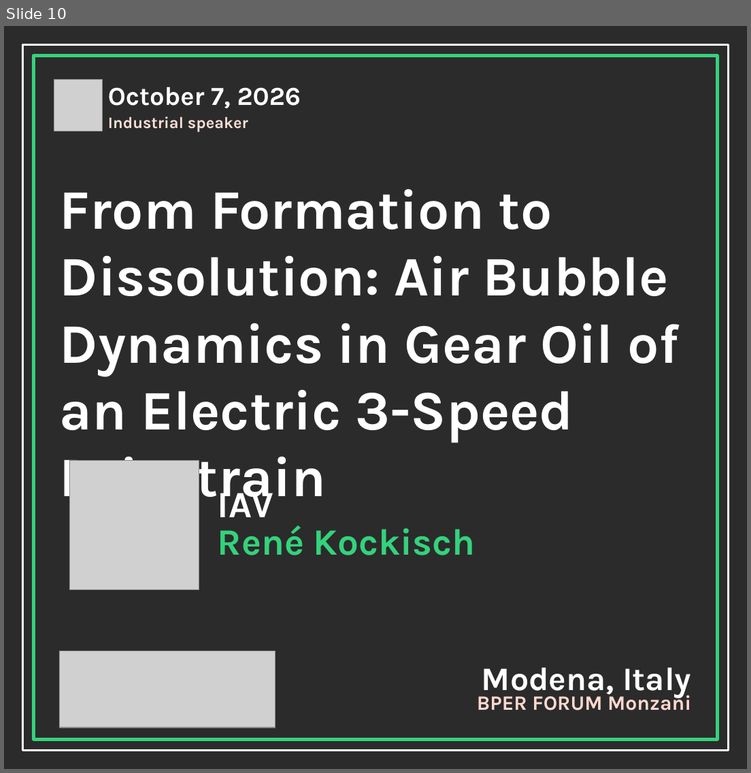
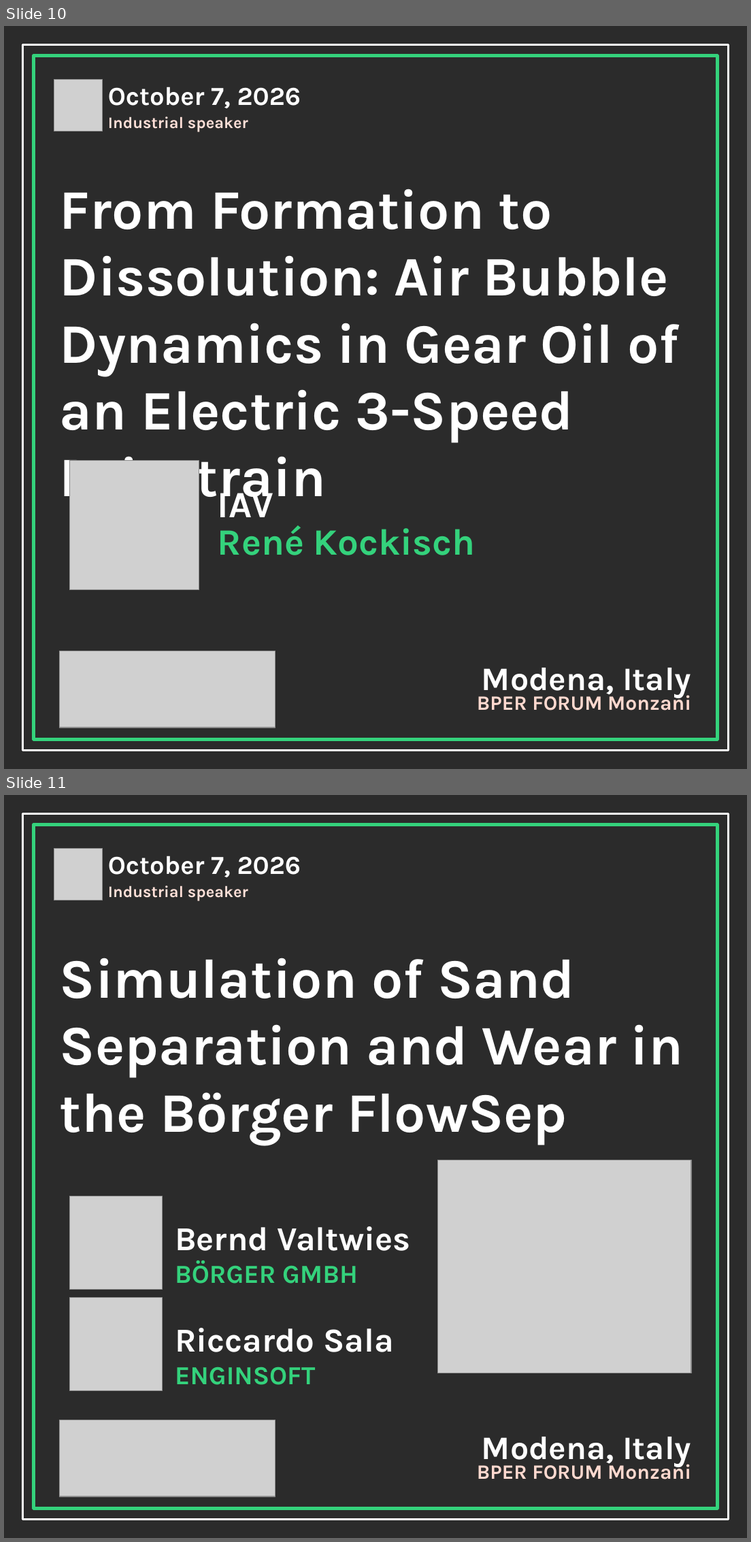
Before and after one commit to micmer-git/pw-website, a slide deck: experience/cards/particleworks-experience-2026-cards.pptx. Shown one above the other, each under a label of ours: slide 10 before the commit, slides 10 and 11 after it. The pictures are 751x773 and 751x1542 pixels, drawn with LibreOffice and Linux fonts; fonts in the diff are those of the drawing; grey boxes stand for pictures; background and template pictures are left out; a plain dark background stands for a picture behind light text. Boxes give left, top, right and bottom in pixels: in the first picture for what was removed or moved away, otherwise in the second. Text is boxed around its words. In the diff, an @@ line names an element or a change of style, - is before the commit and + after.

```diff
--- a/experience/cards/particleworks-experience-2026-cards.pptx
+++ b/experience/cards/particleworks-experience-2026-cards.pptx
@@ slide 11 added at (4, 795, 747, 1538), background picture (left out) @@
@@ rectangle added at (22, 813, 728, 1519), outline #FFFFFF 2 pt @@
@@ rectangle added at (34, 825, 717, 1508), outline #34D27C 3 pt @@
@@ picture added at (54, 849, 103, 900) @@
@@ text added at (108, 856, 301, 877), 25.2 pt, text #FFFFFF, bold @@
+October 7, 2026
@@ text added at (108, 885, 248, 901), 15.6 pt, text #FFE0D8, bold @@
+Industrial speaker
@@ text added at (60, 958, 683, 1145), 54 pt, text #FFFFFF, bold @@
+Simulation of Sand Separation and Wear in the Börger FlowSep
@@ picture added at (438, 1160, 691, 1374) @@
@@ picture added at (69, 1196, 162, 1289) @@
@@ text added at (175, 1226, 410, 1251), 32.4 pt, text #FFFFFF, bold @@
+Bernd Valtwies
@@ text added at (175, 1260, 358, 1283), 25.2 pt, text #34D27C, bold @@
+BÖRGER GMBH
@@ picture added at (69, 1298, 162, 1391) @@
@@ text added at (175, 1327, 394, 1352), 32.4 pt, text #FFFFFF, bold @@
+Riccardo Sala
@@ text added at (175, 1366, 315, 1385), 25.2 pt, text #34D27C, bold @@
+ENGINSOFT
@@ picture added at (60, 1419, 275, 1496) @@
@@ text added at (481, 1436, 691, 1467), 31.8 pt, text #FFFFFF, bold @@
+Modena, Italy
@@ text added at (477, 1460, 691, 1479), 19.8 pt, text #FFD9CF, bold @@
+BPER FORUM Monzani
```
Also in this commit, not shown: 17 other files.
